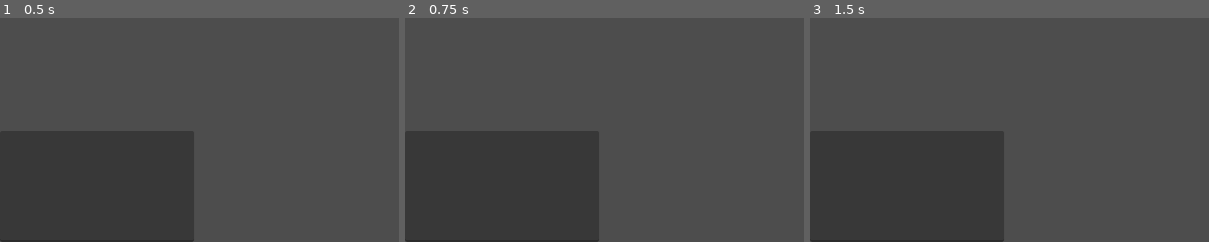
Above: before the commit, frames 1-3 (left to right).
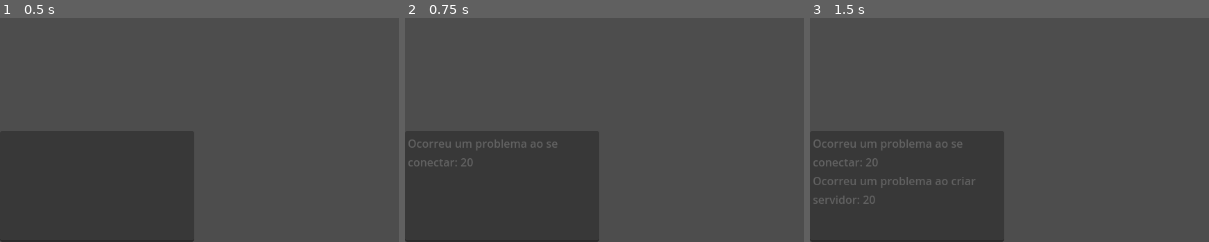
Above: after the commit, the same moments.

Repository: TarikPonciano/platformer-multiplayer
Game: Godot game, scene res://game.tscn
The game is run twice, just before and just after one commit, with the same random seed, the same clock (stepped at 60 frames per second) and the same inputs.
Inputs:
- Up to frame 1 (0.5 s): no input
- Up to frame 2 (0.75 s): click "JOIN" at 0.5 s
- Up to frame 3 (1.5 s): click "Host" at 1.25 s
The pictures show only the part of the screen within x 0-50%, y 50-100%; the shares and areas given below are measured in that part.

Frame 1 is identical in both runs. In frame 2, 0.5% of the frame differs, in the area x 0-39%, y 54-67%; in frame 3, 1.0%, in the area x 0-42%, y 54-84%.

Commit message:
Atualização Log

Diff:
--- a/game.gd
+++ b/game.gd
@@ -14,15 +14,39 @@
 var peer = ENetMultiplayerPeer.new()
 const ADDRESS = "127.0.0.1"
 const PORT = 3333
+@onready var log = $Log
 
 # Rodar o create_client
 # Alterar o multiplayer godot para ser o peer
 func _on_botao_join_pressed() -> void:
-	peer.create_client(ADDRESS,PORT)
+	var resposta = peer.create_client(ADDRESS,PORT)
 	multiplayer.multiplayer_peer = peer
+	if resposta == OK:
+		print("Conectado com sucesso!")
+		log.text += "Conectado com sucesso! \n"
+	else:
+		print("Ocorreu um problema ao se conectar: ",resposta)
+		log.text += "Ocorreu um problema ao se conectar: "+str(resposta)+"\n"
 
 # Rodar o create_server
 # Alterar o multiplayer godot para ser o peer
 func _on_botao_host_pressed() -> void:
-	peer.create_server(PORT)
+	var resposta = peer.create_server(PORT)
 	multiplayer.multiplayer_peer = peer
+	multiplayer.peer_connected.connect(jogador_conectado)
+	if resposta == OK:
+		print("Servidor criado com sucesso!")
+		log.text += "Servidor criado com sucesso! \n"
+		jogador_conectado(1)
+	else:
+		print("Ocorreu um problema ao criar servidor: ",resposta)
+		log.text += "Ocorreu um problema ao criar servidor: "+str(resposta)+"\n"
+
+#Vai acontecer somente no servidor, pois não há chamadas em outra situação
+func jogador_conectado(id_jogador):
+	log.text += "O jogador "+str(id_jogador)+" acabou de se conectar! \n"
+	rpc("atualizar_chat", log.text)
+
+@rpc("any_peer", "call_local","reliable")
+func atualizar_chat(novo_texto):
+	log.text = novo_texto
